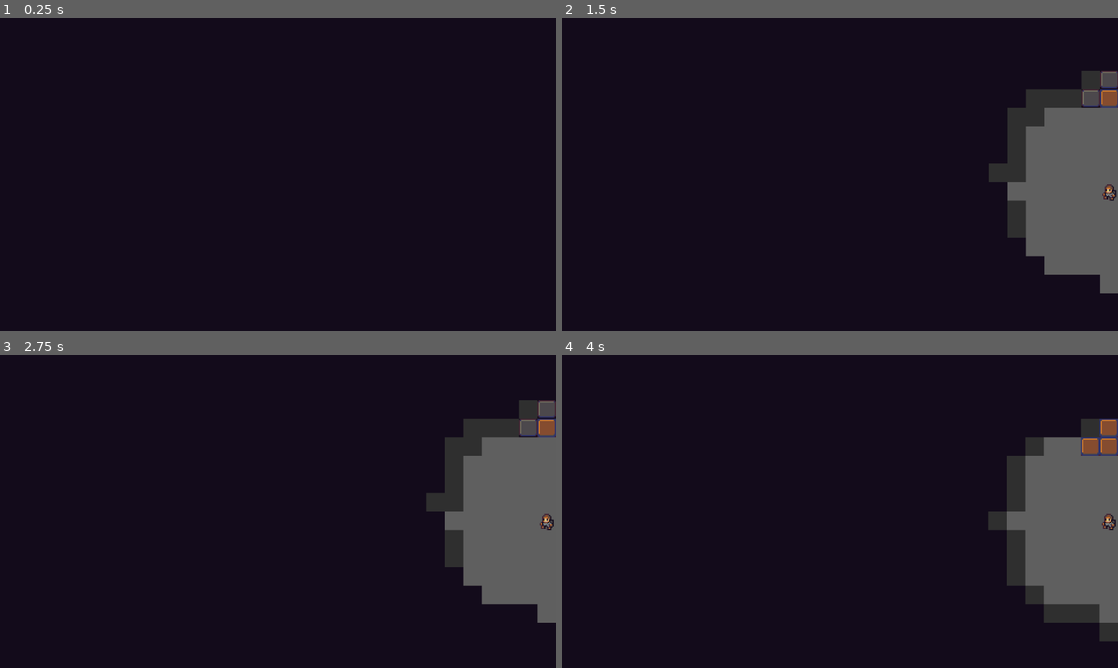
Above: before the commit, frames 1-4 (two rows, left to right).
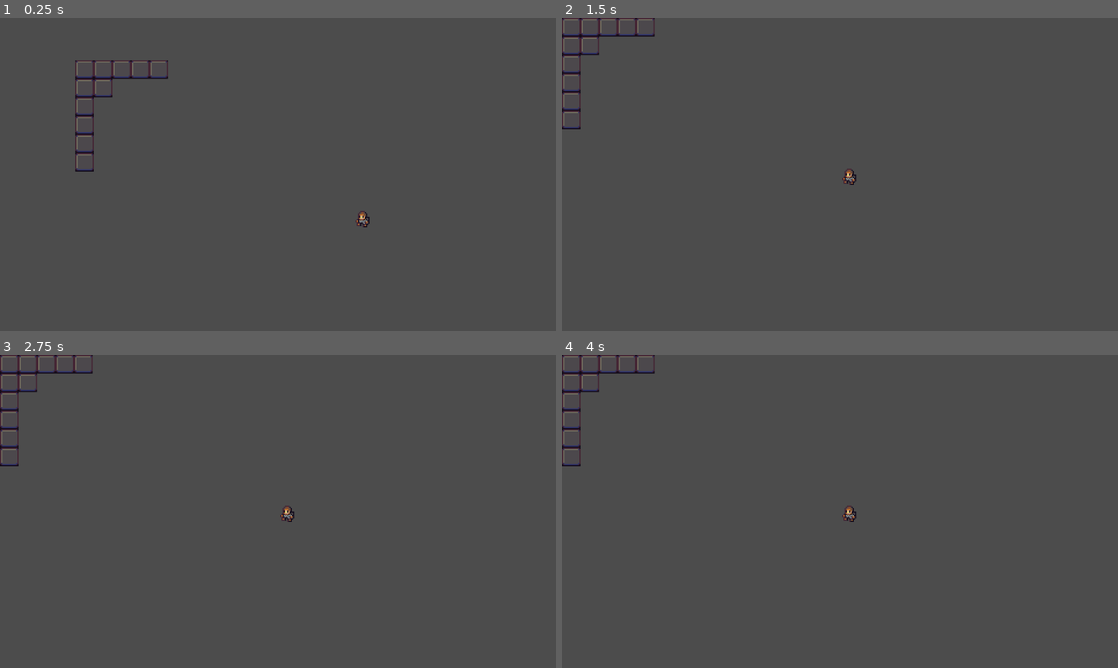
Above: after the commit, the same moments.

Repository: deengames-prototypes/android-roguelike
Game: Godot game, scene res://CoreGame.tscn
Same seed, same stepped clock (60 frames per second), same inputs: the game is played once before the commit and once after it.
Inputs:
- Up to frame 1 (0.25 s): no input
- Up to frame 2 (1.5 s): hold D (move_right) 0.53-1.28 s; hold S (move_down) from 1.28 s (still down)
- Up to frame 3 (2.75 s): release S (move_down) at 2.03 s; hold D (move_right) from 2.03 s (still down)
- Up to frame 4 (4 s): tap Enter at 2.75 s; release D (move_right) at 2.78 s; hold W (move_up) 2.78-3.53 s; hold A (move_left) from 3.53 s (still down)

The runs differ from the first frame. In frame 1, 100% of the frame differs, in the area x 0-100%, y 0-100%; in frame 2, 91%; in frame 3, 91%; in frame 4, 91%.
Error before the commit: Invalid get index '60, 23' (on base: 'Dictionary'). (res://Scripts/Ecs/Systems/DisplaySystem.gd:67)
Error after the commit: Parse Error: Mixed tabs and spaces in indentation. (res://Scripts/Ecs/Systems/DisplaySystem.gd:57)

Commit message:
Refactor: Split fov responsibility

Diff:
--- a/src/Scripts/Ecs/Extension/SystemGroup.gd
+++ b/src/Scripts/Ecs/Extension/SystemGroup.gd
@@ -1,6 +1,7 @@
 extends Node
 
 const DisplaySystem = preload("res://Scripts/Ecs/Systems/DisplaySystem.gd")
+const FovSystem = preload("res://Scripts/Ecs/Systems/FovSystem.gd")
 const PlayerMovementSystem = preload("res://Scripts/Ecs/Systems/PlayerMovementSystem.gd")
 const EntityMovementSystem = preload("res://Scripts/Ecs/Systems/EntityMovementSystem.gd")
 const CameraSystem = preload("res://Scripts/Ecs/Systems/CameraSystem.gd")
@@ -43,6 +44,7 @@
 
 func _setup_systems(event_bus):
 	_systems.append(DisplaySystem.new(event_bus, _ground_tilemap, _creatures_tilemap))
+	_systems.append(FovSystem.new(event_bus))
 	_systems.append(PlayerMovementSystem.new(event_bus))
 	_systems.append(EntityMovementSystem.new(event_bus))
 	_systems.append(CameraSystem.new(_camera))
--- a/src/Scripts/Ecs/Systems/DisplaySystem.gd
+++ b/src/Scripts/Ecs/Systems/DisplaySystem.gd
@@ -4,11 +4,10 @@
 var _entities_tilemap:TileMap
 
 var tilemaps_by_name = {}
-var _fov_cache = {} # [x, y] => true/false
-var _fog_of_war_seen_tiles = {} # [x, y] instances for O(1) search
+var _fov_cache = {}
+var _fog_of_war_seen_tiles = {}
 
 var _event_bus
-var _player = null
 
 func _init(event_bus, tiles_tilemap:TileMap, entities_tilemap:TileMap):
 	self.required_component_types = ["SpriteComponent"]
@@ -21,68 +20,38 @@
 		"Creatures": _entities_tilemap
 	}
 
-	_event_bus.connect("spawn_entity", self, "on_spawn_entity")
-	_event_bus.connect("move_entity", self, "on_move_entity")
+	_event_bus.connect("fov_change", self, "on_fov_change")
 
 func on_update():
-
-	if _player == null:
-		return
-
 	_tiles_tilemap.clear()
 	_entities_tilemap.clear()
 
-	var populate_cache = _fov_cache.empty()
-	# Fill with fog and populate FOV cache
 	for y in range(Constants.TILES_HIGH):
 		for x in range(Constants.TILES_WIDE):
-			var key = "%s, %s" % [x, y]
-			# Player just moved. Don't recalculate FOV every turn.
-			# Also, they may have gotten rid of some fog-of-war, so mark
-			# the current view as seen.
-			if populate_cache:
-				_fov_cache[key] = _is_in_player_fov(x, y)
-				if _fov_cache[key]:
-					_fog_of_war_seen_tiles[key] = true
+			var pos = Vector2(x, y)
 
-			if not _fov_cache[key]:
-				if _fog_of_war_seen_tiles.has(key):
-					_tiles_tilemap.set_cell(x, y, _tiles_tilemap.tile_set.find_tile_by_name("DiscoveredFloor"))
-				else:
-					_tiles_tilemap.set_cell(x, y, _tiles_tilemap.tile_set.find_tile_by_name("Fog"))
-			else:
+			# flood with walls
+			_tiles_tilemap.set_cell(x, y, _tiles_tilemap.tile_set.find_tile_by_name("Fog"))
+
+			# except in fov or seen before
+			if _fov_cache.has(pos):
 				_tiles_tilemap.set_cell(x, y, _tiles_tilemap.tile_set.find_tile_by_name("Floor"))
+			elif _fog_of_war_seen_tiles.has(pos):
+				_tiles_tilemap.set_cell(x, y, _tiles_tilemap.tile_set.find_tile_by_name("DiscoveredFloor"))
 
 	for entity in self.entities:
 		var component = entity.get("SpriteComponent")
 		var tilemap = tilemaps_by_name[component.layer]
-		var key = "%s, %s" % [entity.position.x, entity.position.y]
 
-		# It's in our FOV, or it's a wall in fog-of-war
-		if component.tile_name == "Wall":
-			if not _fov_cache[key] and _fog_of_war_seen_tiles.has(key):
-				_tiles_tilemap.set_cell(entity.position.x, entity.position.y, _tiles_tilemap.tile_set.find_tile_by_name("Wall"))
-			elif _fov_cache[key]:
-				_tiles_tilemap.set_cell(entity.position.x, entity.position.y, _tiles_tilemap.tile_set.find_tile_by_name("DiscoveredWall"))
-		elif _fov_cache[key]:
+		if _fov_cache.has(entity.position):
 			tilemap.set_cell(entity.position.x, entity.position.y, tilemap.tile_set.find_tile_by_name(component.tile_name))
 
-func _is_in_player_fov(x, y):
-	var player_sight = _player.get("SightComponent").sight_radius
+		elif _fog_of_war_seen_tiles.has(entity.position):
+			if component.tile_name == "Wall":
+				_tiles_tilemap.set_cell(entity.position.x, entity.position.y, _tiles_tilemap.tile_set.find_tile_by_name("DiscoveredWall"))
 
-	if x < _player.position.x - player_sight or \
-		y < _player.position.y - player_sight or \
-		x > _player.position.x + player_sight or \
-		y > _player.position.y + player_sight:
+func on_fov_change(new_fov):
+	_fov_cache = new_fov
 
-		return false
-
-	return _player.position.distance_to(Vector2(x, y)) <= player_sight
-
-func on_spawn_entity(entity):
-	if entity.has("PlayerMovementComponent"):
-		_player = entity
-
-func on_move_entity(entity, x, y):
-	if _player != null and entity == _player:
-		_fov_cache.clear()
+	for pos in new_fov.keys():
+        _fog_of_war_seen_tiles[pos] = true
--- /dev/null
+++ b/src/Scripts/Ecs/Systems/FovSystem.gd
@@ -0,0 +1,46 @@
+extends "res://Scripts/Ecs/Core/System.gd"
+
+var _event_bus
+var _player = null
+
+func _init(event_bus):
+	_event_bus = event_bus
+
+	_event_bus.connect("spawn_entity", self, "on_spawn_entity")
+	_event_bus.connect("move_entity", self, "on_move_entity")
+
+func on_spawn_entity(entity):
+	if entity.has("PlayerMovementComponent"):
+		_player = entity
+		_event_bus.emit_signal("fov_change", calculate_player_fov())
+
+func on_move_entity(entity, x, y):
+	if _player != null and entity == _player:
+		var fov = calculate_player_fov()
+		_event_bus.emit_signal("fov_change", fov)
+
+
+func calculate_player_fov():
+	# what really should be used here is a set
+	# though that has no equivalent in gdscript
+	# so a dictionary with nonsensical values will have to do
+	var fov = {} # Vector2(x, y) => true
+	for y in range(Constants.TILES_HIGH):
+		for x in range(Constants.TILES_WIDE):
+			var pos = Vector2(x, y)
+			if _is_in_player_fov(pos):
+				fov[pos] = true
+
+	return fov
+
+func _is_in_player_fov(pos):
+	var player_sight = _player.get("SightComponent").sight_radius
+
+	if pos.x < _player.position.x - player_sight or \
+		pos.y < _player.position.y - player_sight or \
+		pos.x > _player.position.x + player_sight or \
+		pos.y > _player.position.y + player_sight:
+
+		return false
+
+	return _player.position.distance_to(pos) <= player_sight
--- a/src/Scripts/EventBus.gd
+++ b/src/Scripts/EventBus.gd
@@ -4,3 +4,4 @@
 signal spawn_entity(entity)
 signal entity_died(entity)
 signal end_turn()
+signal fov_change(fov)
